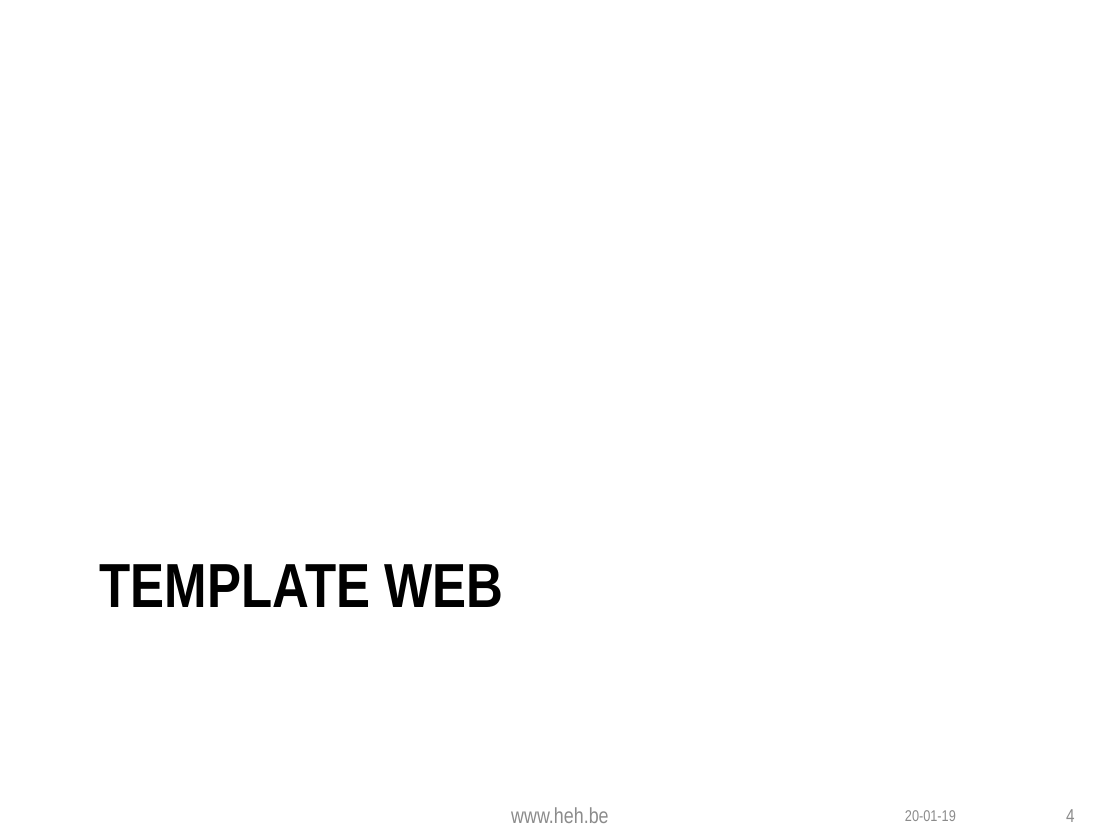
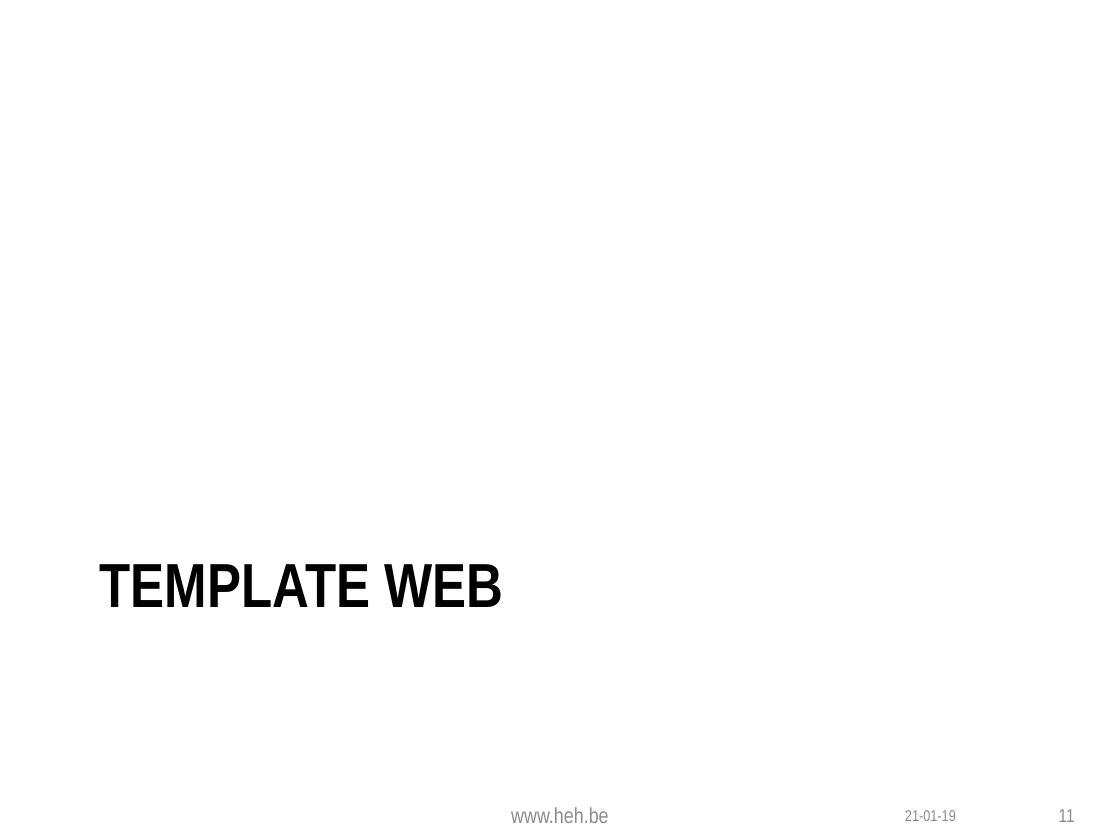
Before and after one commit to skyleck/TFE-Pi_Home, a slide deck: slide 11 of présentation power point/Présentation avancement TFE.pptx (slide 4 before the commit). Drawn at 1120x840 pixels with LibreOffice and Linux fonts; fonts in the diff are those of the drawing; background and template pictures are left out. Boxes give left, top, right and bottom in pixels: in the first picture for what was removed or moved away, otherwise in the second. Text is boxed around its words. In the diff, an @@ line names an element or a change of style, - is before the commit and + after.

```diff
--- a/présentation power point/Présentation avancement TFE.pptx
+++ b/présentation power point/Présentation avancement TFE.pptx
@@ page number at <box>1059,809,1075,822</box>: text changed @@
-4
+11
@@ text at <box>905,810,956,821</box>: text changed @@
-20-01-19
+21-01-19
```
Also in this commit, not shown: 2 other slides changed, 1 slide added, 4 other files.
